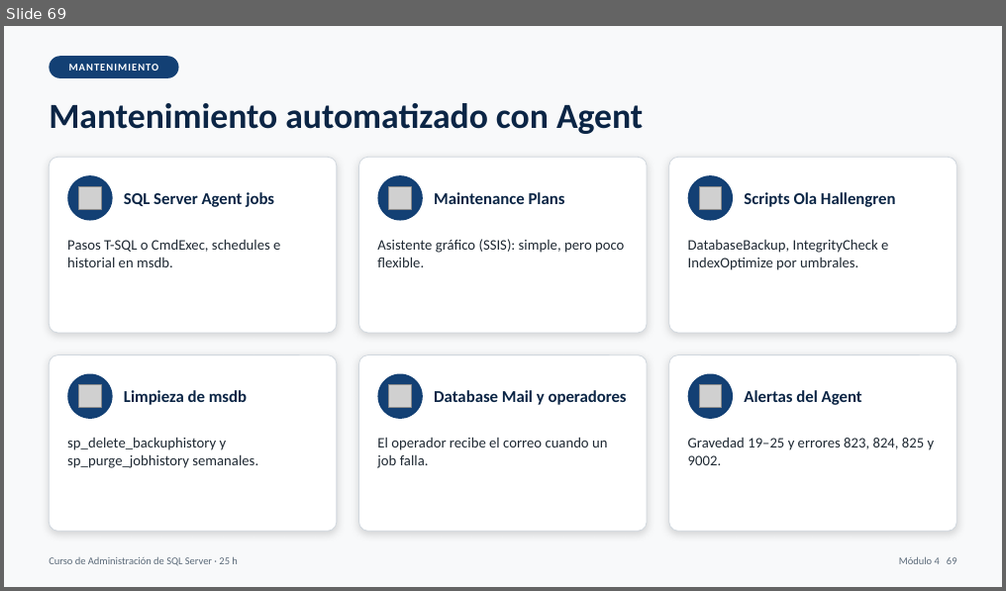
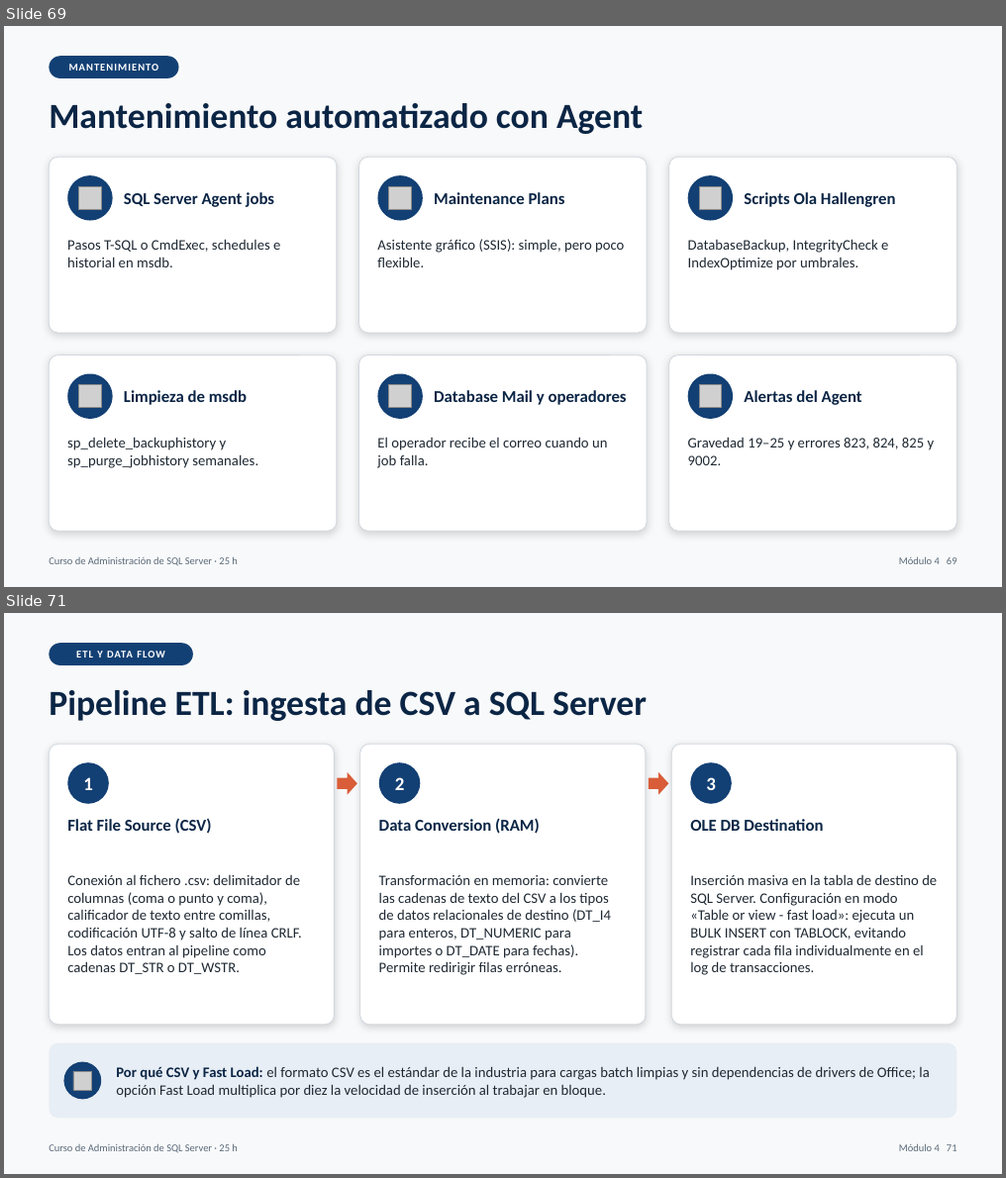
Before and after one commit to masalinas/training-sqlserver, a slide deck: curso_sql_server_dba_25h.pptx. Shown one above the other, each under a label of ours: slide 69 before the commit, slides 69 and 71 after it; the slides between them are not shown. The pictures are 1006x591 and 1006x1178 pixels, drawn with LibreOffice and Linux fonts; fonts in the diff are those of the drawing; grey boxes stand for pictures. Boxes give left, top, right and bottom in pixels: in the first picture for what was removed or moved away, otherwise in the second. Text is boxed around its words. In the diff, an @@ line names an element or a change of style, - is before the commit and + after.

```diff
--- a/curso_sql_server_dba_25h.pptx
+++ b/curso_sql_server_dba_25h.pptx
@@ slide 71 added at box(4, 613, 1002, 1174), background #F8F9FA @@
@@ rounded rectangle added at box(49, 643, 193, 665), fill #134074, 10 pt, text #FFFFFF, bold @@
+ETL Y DATA FLOW
@@ text added at box(49, 690, 647, 721), 34 pt, text #0B2545, bold @@
+Pipeline ETL: ingesta de CSV a SQL Server
@@ rounded rectangle added at box(49, 744, 334, 1025), fill #FFFFFF, outline #D0D7DE 0.75 pt @@
@@ rounded rectangle added at box(360, 744, 646, 1025), fill #FFFFFF, outline #D0D7DE 0.75 pt @@
@@ rounded rectangle added at box(672, 744, 957, 1025), fill #FFFFFF, outline #D0D7DE 0.75 pt @@
@@ ellipse added at box(67, 762, 109, 804), fill #134074 @@
@@ text added at box(83, 777, 93, 790), 18 pt, text #FFFFFF, bold @@
+1
@@ right arrow added at box(338, 772, 357, 795), fill #D95D39 @@
@@ ellipse added at box(379, 762, 420, 804), fill #134074 @@
@@ text added at box(395, 777, 405, 790), 18 pt, text #FFFFFF, bold @@
+2
@@ right arrow added at box(648, 772, 668, 795), fill #D95D39 @@
@@ ellipse added at box(690, 762, 732, 804), fill #134074 @@
@@ text added at box(706, 777, 716, 790), 18 pt, text #FFFFFF, bold @@
+3
@@ text added at box(67, 818, 212, 834), 16 pt, text #0B2545, bold @@
+Flat File Source (CSV)
@@ text added at box(379, 818, 540, 834), 16 pt, text #0B2545, bold @@
+Data Conversion (RAM)
@@ text added at box(690, 819, 823, 831), 16 pt, text #0B2545, bold @@
+OLE DB Destination
@@ text added at box(67, 874, 302, 974), 14 pt, text #1F2933 @@
+Conexión al fichero .csv: delimitador de columnas (coma o punto y coma), calificador de texto entre comillas, codificación UTF-8 y salto de línea CRLF. Los datos entran al pipeline como cadenas DT_STR o DT_WSTR.
@@ text added at box(379, 875, 611, 975), 14 pt, text #1F2933 @@
+Transformación en memoria: convierte las cadenas de texto del CSV a los tipos de datos relacionales de destino (DT_I4 para enteros, DT_NUMERIC para importes o DT_DATE para fechas). Permite redirigir filas erróneas.
@@ text added at box(690, 874, 937, 975), 14 pt, text #1F2933 @@
+Inserción masiva en la tabla de destino de SQL Server. Configuración en modo «Table or view - fast load»: ejecuta un BULK INSERT con TABLOCK, evitando registrar cada fila individualmente en el log de transacciones.
@@ rounded rectangle added at box(49, 1044, 957, 1118), fill #E8EEF5 @@
@@ ellipse added at box(63, 1062, 101, 1100), fill #134074 @@
@@ picture added at box(73, 1071, 92, 1090) @@
@@ text added at box(116, 1066, 929, 1098), 14 pt, text #1F2933 @@
+Por qué CSV y Fast Load: el formato CSV es el estándar de la industria para cargas batch limpias y sin dependencias de drivers de Office; la opción Fast Load multiplica por diez la velocidad de inserción al trabajar en bloque.
@@ text added at box(49, 1144, 238, 1154), 10 pt, text #5C6B7A @@
+Curso de Administración de SQL Server · 25 h
@@ text added at box(899, 1144, 957, 1152), 10 pt, text #5C6B7A @@
+Módulo 4 71
```
Also in this commit, not shown: 9 slides changed, 2 other slides added, 12 other files.
